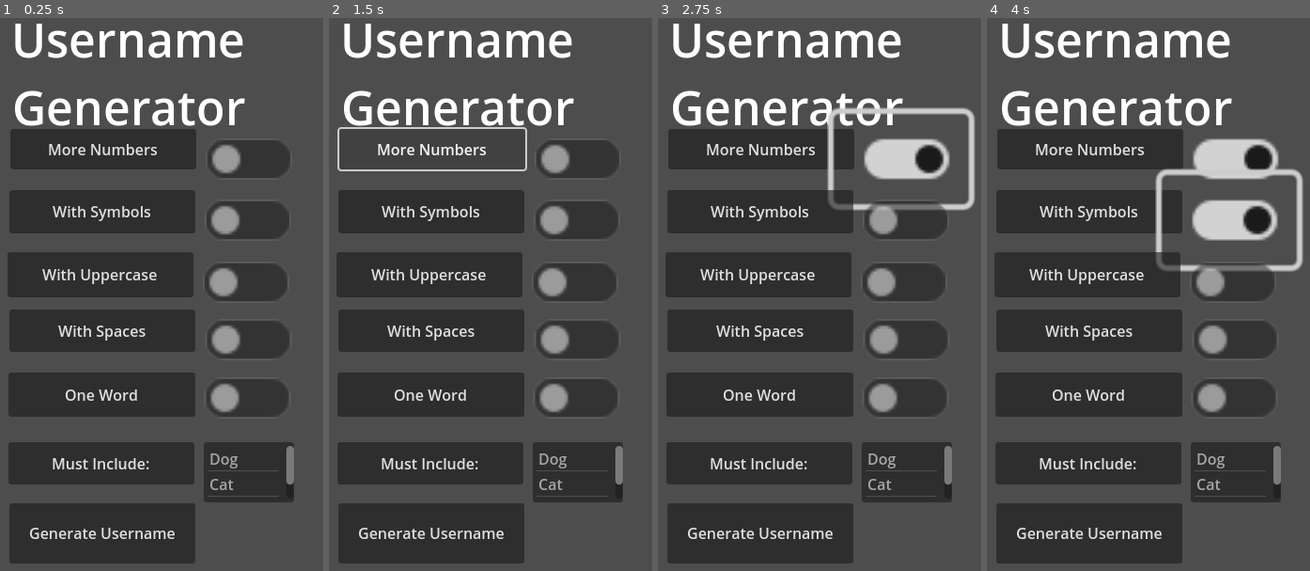
Above: before the commit, frames 1-4 (left to right).
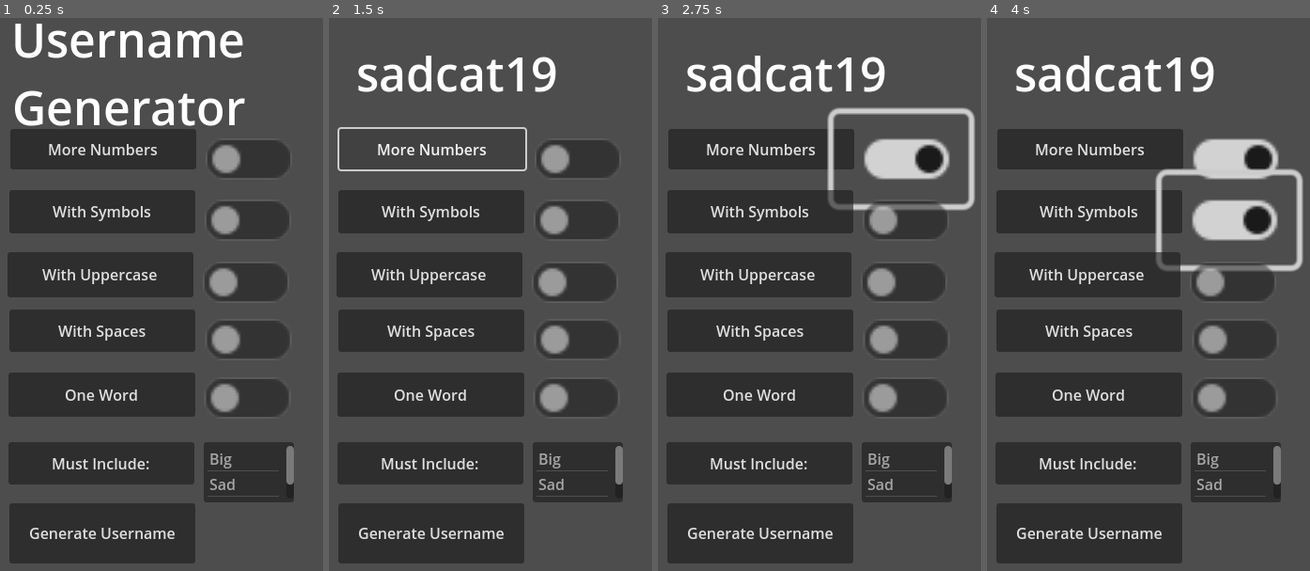
Above: after the commit, the same moments.

Repository: Elekktrouus/usernamegenerator
Game: Godot game, scene res://control.tscn
The game is run twice, just before and just after one commit, with the same random seed, the same clock (stepped at 60 frames per second) and the same inputs.
Inputs (mouse positions are in pixels of both pictures, inside the frame that each line leads up to):
- Up to frame 1 (0.25 s): no input
- Up to frame 2 (1.5 s): click "Generate Username" at 0.5 s; click "More Numbers" at 1.25 s
- Up to frame 3 (2.75 s): click (900, 161) at 2 s
- Up to frame 4 (4 s): click "With Symbols" at 2.75 s; click (1229, 222) at 3.5 s

The runs differ from the first frame. In frame 1, 0.2% of the frame differs, in the area x 64-74%, y 78-86%; in frame 2, 5.2%, in the area x 4-76%, y 1-86%; in frame 3, 5.1%; in frame 4, 5.2%.

Commit message:
Final commit

Diff:
--- a/Control.gd
+++ b/Control.gd
@@ -15,25 +15,34 @@
 var randomName = ["Dog", "Cat", "Horse"]
 var name1 = ""
 var name2 = ""
+var setword
 
 
 func _ready(): #Ryder
-	for i in names:
+	for i in names2:
 		itemlist.add_item(str(i))
 
 
 
-func generateName(): #Written by Owen
+
+func generateName(OneWord): #Written by Owen
 	var rng = RandomNumberGenerator.new()
 	var name1 = ""
 	var name2 = ""
 	if WithUppercase.button_pressed == true:
-
 		name1 = names[rng.randi_range(0,names.size()-1)]
-		name2 = names2[rng.randi_range(0,names2.size()-1)]
+		if not OneWord:
+			if setword == null:
+				name2 = names2[rng.randi_range(0,names2.size()-1)]
+			else:
+				name2 = setword
 	else:
 		name1 = names[rng.randi_range(0,names.size()-1)].to_lower()
-		name2 = names2[rng.randi_range(0,names2.size()-1)].to_lower()
+		if not OneWord:
+			if setword == null:
+				name2 = names2[rng.randi_range(0,names2.size()-1)].to_lower()
+			else:
+				name2 = setword.to_lower()
 	if WithSpaces.button_pressed:
 		return(str(name2, " ", name1))
 	else:
@@ -51,15 +60,27 @@
 
 func _on_button_6_pressed():
 	var concatenatedname
-	print(generateName())
+	var text
+	var numbers
+	var symbols
+	text = (generateName(OneWord.button_pressed))
 	if WithNumbers.button_pressed == true:
-		print(generateNumbers(1000,9999))
+		numbers = (generateNumbers(1000,9999))
 	else:
-		print(generateNumbers(10,99))
+		numbers = (generateNumbers(10,99))
 	if WithSymbols.button_pressed == true:
 		print(GenerateSymbols())
+		symbols = str((GenerateSymbols()))
+		concatenatedname = (str(symbols)+str(text)+str(numbers)+str(symbols))
+	else:
+		concatenatedname = (str(text)+str(numbers))
+	$Label.text = concatenatedname
+	print(concatenatedname)
 
 
-func _on_button_7_pressed():
-	if OneWord.button_pressed == true:
-		print(str(name1))
+
+
+
+
+func _on_item_list_item_selected(index):
+	setword = str(names2[index])
--- a/control.tscn
+++ b/control.tscn
@@ -127,6 +127,7 @@
 theme = SubResource("Theme_x8ltw")
 
 [node name="Button6" type="Button" parent="."]
+layout_mode = 0
 offset_left = 202.0
 offset_top = 1119.0
 offset_right = 400.0
@@ -140,4 +141,5 @@
 
 [connection signal="toggled" from="Button/MoreNumbers" to="." method="_on_check_button_toggled"]
 [connection signal="toggled" from="Button2/WithSymbols" to="." method="_on_with_symbols_toggled"]
+[connection signal="item_selected" from="Button5/ItemList" to="." method="_on_item_list_item_selected"]
 [connection signal="pressed" from="Button6" to="." method="_on_button_6_pressed"]
